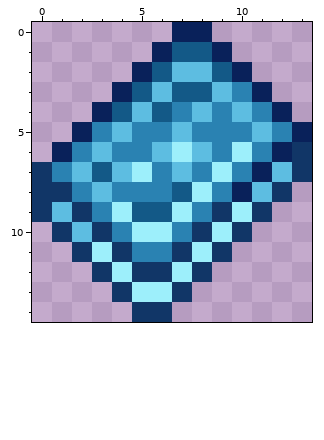
File history of a pixel-art sprite, Items/ItemSets/Cryotine/SnowfallTome.png. This is how it looked before the edit.
The file is 28x30 pixels, drawn in blocks of 2x2; one block is one cell here.
Once edited:
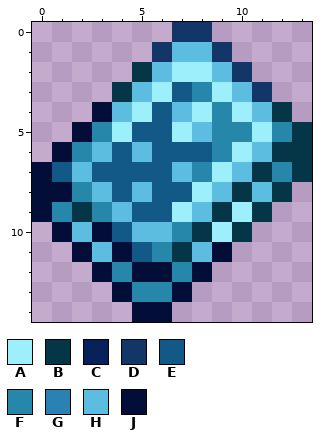
Palette (. is transparent): A #9deffb  B #053648  C #09215a  D #113667  E #135987  F #2687ab  G #2a82b2  H #5dbde1  J #030e38
Difference:
Changed rows in their new state; - is an unchanged pixel.
first column x 0:
 0 -------DD-----
 1 ------DHHD----
 2 -----BHAAHD---
 3 ----BHA-FAHD--
 4 ---JHA-HAFAHB-
 5 --JFAEEAHFFAFB
 6 -JF-EHEEEF-HBB
 7 JE--EEE-F-HBFB
 8 JJF-EHE--HB-B-
 9 JFBFH---HB-B--
10 -J-JEHHFB-B---
11 --JHJEFBHJ----
12 ---JFJJFJ-----
13 ----JFFJ------
14 -----JJ-------
Pixel boxes of the changes (left, top, right, bottom) in both pictures:
changed: (32, 22, 312, 322)
